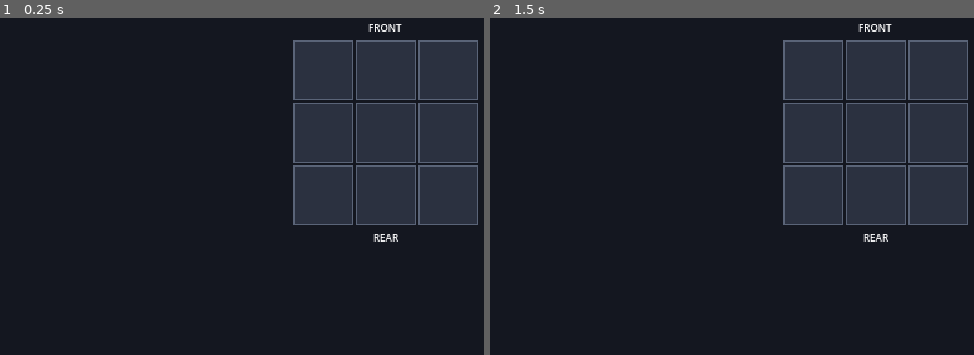
Above: before the commit, frames 1-2 (left to right).
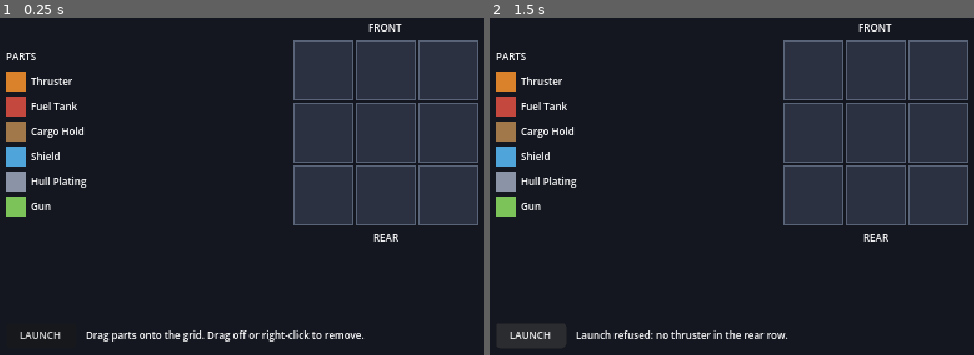
Above: after the commit, the same moments.

Repository: VTDuffman/salvage-run
Game: Godot game, scene res://scenes/build/build_screen.tscn
Two runs of this game, one before a commit and one after it. Both use one fixed random seed, a clock stepped at 60 frames per second and the inputs below.
Inputs (mouse positions are in pixels of both pictures, inside the frame that each line leads up to):
- Up to frame 1 (0.25 s): no input
- Up to frame 2 (1.5 s): click (528, 334) at 0.5 s, where only the run after the commit has a clickable "LAUNCH"; click (528, 334) at 1.25 s, where only the run after the commit has a clickable "LAUNCH"

The runs differ from the first frame. In frame 1, 3.1% of the frame differs, in the area x 1-75%, y 10-97%; in frame 2, 2.8%.

Commit message:
Story 3: part palette, drag-and-drop placement, and launch gate
Add the plain-logic ShipBuild model, a PaletteView built from
MissionData.parts, a GridView that redraws from ShipBuild, and a
BuildMouseInput layer that turns drags and right-clicks into build
commands (place/replace, move/swap, remove). Launch is refused without
a rear-row thruster and otherwise shows a placeholder "Launch OK".

Co-Authored-By: Claude Opus 5.5 <noreply@anthropic.com>

Diff:
--- /dev/null
+++ b/scenes/build/build_mouse_input.gd
@@ -0,0 +1,119 @@
+class_name BuildMouseInput
+extends Node
+## Mouse input layer for the build screen: the only place that reads mouse
+## events. It turns drags and right-clicks into ShipBuild commands so a touch
+## layer can later issue the same commands.
+
+## Emitted after every command that edits the build.
+signal build_changed
+
+const NO_CELL: Vector2i = Vector2i(-1, -1)
+
+@export var palette: PaletteView
+@export var grid: GridView
+## Size of the tile that follows the cursor while dragging.
+@export var ghost_size: int = 24
+
+## The build edited by this layer; assigned by the build screen.
+var build: ShipBuild
+
+var _drag_part: PartData = null
+## Grid cell the drag started from, or NO_CELL when it came from the palette.
+var _drag_from: Vector2i = NO_CELL
+var _ghost_layer: CanvasLayer
+var _ghost: ColorRect
+
+
+func _ready() -> void:
+	_ghost_layer = CanvasLayer.new()
+	_ghost_layer.name = "GhostLayer"
+	_ghost_layer.layer = 10
+	add_child(_ghost_layer)
+
+	_ghost = ColorRect.new()
+	_ghost.name = "Ghost"
+	_ghost.size = Vector2(ghost_size, ghost_size)
+	_ghost.mouse_filter = Control.MOUSE_FILTER_IGNORE
+	_ghost.modulate = Color(1.0, 1.0, 1.0, 0.75)
+	_ghost.visible = false
+	_ghost_layer.add_child(_ghost)
+
+
+## Returns true while a part is being dragged.
+func is_dragging() -> bool:
+	return _drag_part != null
+
+
+func _input(event: InputEvent) -> void:
+	if build == null:
+		return
+	var button: InputEventMouseButton = event as InputEventMouseButton
+	if button != null:
+		if button.button_index == MOUSE_BUTTON_LEFT:
+			if button.pressed:
+				_begin_drag(button.position)
+			else:
+				_end_drag(button.position)
+		elif button.button_index == MOUSE_BUTTON_RIGHT and button.pressed and not is_dragging():
+			_remove_at(button.position)
+		return
+	var motion: InputEventMouseMotion = event as InputEventMouseMotion
+	if motion != null and is_dragging():
+		_move_ghost(motion.position)
+
+
+func _begin_drag(pos: Vector2) -> void:
+	var cell: Vector2i = grid.cell_at(pos)
+	if cell != NO_CELL:
+		var placed: PartData = build.get_part(cell)
+		if placed == null:
+			return
+		_drag_part = placed
+		_drag_from = cell
+	else:
+		var offered: PartData = palette.part_at(pos)
+		if offered == null:
+			return
+		_drag_part = offered
+		_drag_from = NO_CELL
+	_ghost.color = _drag_part.color
+	_ghost.visible = true
+	_move_ghost(pos)
+	get_viewport().set_input_as_handled()
+
+
+func _end_drag(pos: Vector2) -> void:
+	if not is_dragging():
+		return
+	var part: PartData = _drag_part
+	var from: Vector2i = _drag_from
+	_drag_part = null
+	_drag_from = NO_CELL
+	_ghost.visible = false
+	get_viewport().set_input_as_handled()
+
+	var to: Vector2i = grid.cell_at(pos)
+	if from == NO_CELL:
+		if to == NO_CELL:
+			return
+		build.place(to, part)
+	elif to == NO_CELL:
+		build.remove(from)
+	elif to == from:
+		return
+	else:
+		build.move(from, to)
+	build_changed.emit()
+
+
+func _remove_at(pos: Vector2) -> void:
+	var cell: Vector2i = grid.cell_at(pos)
+	if cell == NO_CELL or build.get_part(cell) == null:
+		return
+	build.remove(cell)
+	get_viewport().set_input_as_handled()
+	build_changed.emit()
+
+
+func _move_ghost(pos: Vector2) -> void:
+	_ghost.position = pos - _ghost.size / 2.0
--- /dev/null
+++ b/scenes/build/build_screen.gd
@@ -0,0 +1,35 @@
+extends Control
+## The build screen: loads the mission, owns the player's ShipBuild, wires the
+## input layer to it, redraws the grid, and gates Launch on the build.
+
+const MISSION_PATH: String = "res://data/missions/cargo_run.tres"
+const LAUNCH_OK_TEXT: String = "Launch OK (run not implemented yet)."
+const HINT_TEXT: String = "Drag parts onto the grid. Drag off or right-click to remove."
+
+var mission: MissionData
+var build: ShipBuild = ShipBuild.new()
+
+@onready var _grid: GridView = %GridView
+@onready var _palette: PaletteView = %PaletteView
+@onready var _input_layer: BuildMouseInput = %BuildMouseInput
+@onready var _launch_button: Button = %LaunchButton
+@onready var _status_label: Label = %StatusLabel
+
+
+func _ready() -> void:
+	mission = load(MISSION_PATH) as MissionData
+	_palette.show_parts(mission.parts)
+	_input_layer.build = build
+	_input_layer.build_changed.connect(_on_build_changed)
+	_launch_button.pressed.connect(_on_launch_pressed)
+	_grid.show_build(build)
+	_status_label.text = HINT_TEXT
+
+
+func _on_build_changed() -> void:
+	_grid.show_build(build)
+
+
+func _on_launch_pressed() -> void:
+	var refusal: String = build.launch_refusal()
+	_status_label.text = refusal if not refusal.is_empty() else LAUNCH_OK_TEXT
--- a/scenes/build/build_screen.tscn
+++ b/scenes/build/build_screen.tscn
@@ -1,6 +1,9 @@
 [gd_scene format=3 uid="uid://0n01gy6rfl8d"]
 
+[ext_resource type="Script" uid="uid://bi4cx2mdgiomh" path="res://scenes/build/build_screen.gd" id="1_screen"]
 [ext_resource type="Script" uid="uid://dorxvduqauunf" path="res://scenes/build/grid_view.gd" id="1_grid"]
+[ext_resource type="Script" uid="uid://dcaalppwg64x6" path="res://scenes/build/palette_view.gd" id="2_palette"]
+[ext_resource type="Script" uid="uid://by7td5mro8hft" path="res://scenes/build/build_mouse_input.gd" id="3_input"]
 
 [node name="BuildScreen" type="Control"]
 layout_mode = 3
@@ -9,6 +12,7 @@
 anchor_bottom = 1.0
 grow_horizontal = 2
 grow_vertical = 2
+script = ExtResource("1_screen")
 
 [node name="Background" type="ColorRect" parent="."]
 layout_mode = 1
@@ -17,6 +21,7 @@
 anchor_bottom = 1.0
 grow_horizontal = 2
 grow_vertical = 2
+mouse_filter = 2
 color = Color(0.0784314, 0.0901961, 0.12549, 1)
 
 [node name="Center" type="CenterContainer" parent="."]
@@ -26,6 +31,7 @@
 anchor_bottom = 1.0
 grow_horizontal = 2
 grow_vertical = 2
+mouse_filter = 2
 
 [node name="Ship" type="VBoxContainer" parent="Center"]
 layout_mode = 2
@@ -38,6 +44,7 @@
 horizontal_alignment = 1
 
 [node name="GridView" type="GridContainer" parent="Center/Ship"]
+unique_name_in_owner = true
 layout_mode = 2
 script = ExtResource("1_grid")
 
@@ -46,3 +53,60 @@
 theme_override_font_sizes/font_size = 8
 text = "REAR"
 horizontal_alignment = 1
+
+[node name="PaletteBox" type="VBoxContainer" parent="."]
+layout_mode = 1
+anchors_preset = 4
+anchor_top = 0.5
+anchor_bottom = 0.5
+offset_left = 16.0
+offset_top = -64.0
+offset_right = 120.0
+offset_bottom = 64.0
+grow_vertical = 2
+theme_override_constants/separation = 6
+
+[node name="PartsLabel" type="Label" parent="PaletteBox"]
+layout_mode = 2
+theme_override_font_sizes/font_size = 8
+text = "PARTS"
+
+[node name="PaletteView" type="VBoxContainer" parent="PaletteBox"]
+unique_name_in_owner = true
+layout_mode = 2
+theme_override_constants/separation = 4
+script = ExtResource("2_palette")
+
+[node name="LaunchBar" type="HBoxContainer" parent="."]
+layout_mode = 1
+anchors_preset = 12
+anchor_top = 1.0
+anchor_right = 1.0
+anchor_bottom = 1.0
+offset_left = 16.0
+offset_top = -28.0
+offset_right = -16.0
+offset_bottom = -8.0
+grow_horizontal = 2
+grow_vertical = 0
+theme_override_constants/separation = 8
+
+[node name="LaunchButton" type="Button" parent="LaunchBar"]
+unique_name_in_owner = true
+custom_minimum_size = Vector2(56, 0)
+layout_mode = 2
+theme_override_font_sizes/font_size = 8
+text = "LAUNCH"
+
+[node name="StatusLabel" type="Label" parent="LaunchBar"]
+unique_name_in_owner = true
+layout_mode = 2
+size_flags_horizontal = 3
+theme_override_font_sizes/font_size = 8
+vertical_alignment = 1
+
+[node name="BuildMouseInput" type="Node" parent="." node_paths=PackedStringArray("palette", "grid")]
+unique_name_in_owner = true
+script = ExtResource("3_input")
+palette = NodePath("../PaletteBox/PaletteView")
+grid = NodePath("../Center/Ship/GridView")
--- a/scenes/build/grid_view.gd
+++ b/scenes/build/grid_view.gd
@@ -2,16 +2,21 @@
 extends GridContainer
 ## Displays the Cruiser's ship grid as placeholder tiles, top-down.
 ## Row 0 is the front (top of screen); the last row is the rear.
+## Display and hit-testing only: it never reads input or edits the build.
 
 const COLUMNS: int = 3
 const ROWS: int = 3
+const NO_CELL: Vector2i = Vector2i(-1, -1)
 
 @export var cell_size: int = 48
 @export var cell_gap: int = 2
 @export var cell_color: Color = Color("2b3140")
 @export var cell_border_color: Color = Color("5a6478")
+@export var label_font_size: int = 8
 
 var _cells: Array[Panel] = []
+var _styles: Array[StyleBoxFlat] = []
+var _labels: Array[Label] = []
 
 
 func _ready() -> void:
@@ -28,17 +33,78 @@
 	return _cells[row * COLUMNS + column]
 
 
-func _build_cells() -> void:
-	var style: StyleBoxFlat = StyleBoxFlat.new()
-	style.bg_color = cell_color
-	style.border_color = cell_border_color
-	style.set_border_width_all(1)
-
+## Redraws every cell from [param build]: tinted and labeled with its part,
+## or blank when empty.
+func show_build(build: ShipBuild) -> void:
 	for row: int in ROWS:
 		for column: int in COLUMNS:
+			var index: int = row * COLUMNS + column
+			var part: PartData = build.get_part(Vector2i(column, row))
+			var label: Label = _labels[index]
+			if part == null:
+				_styles[index].bg_color = cell_color
+				label.text = ""
+			else:
+				_styles[index].bg_color = part.color
+				label.text = part.display_name
+				label.add_theme_color_override("font_color", text_color_for(part.color))
+
+
+## Returns the part name shown in the cell at [param cell], or "" if blank.
+func get_cell_text(cell: Vector2i) -> String:
+	if not ShipBuild.is_valid_cell(cell):
+		return ""
+	return _labels[cell.y * COLUMNS + cell.x].text
+
+
+## Returns the background color of the cell at [param cell].
+func get_cell_color(cell: Vector2i) -> Color:
+	if not ShipBuild.is_valid_cell(cell):
+		return Color.TRANSPARENT
+	return _styles[cell.y * COLUMNS + cell.x].bg_color
+
+
+## Returns the cell under [param global_pos], or (-1, -1) if the point is off
+## the grid. Points in the gaps between cells snap to the nearest cell.
+func cell_at(global_pos: Vector2) -> Vector2i:
+	var rect: Rect2 = get_global_rect()
+	if not rect.has_point(global_pos):
+		return NO_CELL
+	var local: Vector2 = global_pos - rect.position
+	var column: int = clampi(int(local.x * COLUMNS / rect.size.x), 0, COLUMNS - 1)
+	var row: int = clampi(int(local.y * ROWS / rect.size.y), 0, ROWS - 1)
+	return Vector2i(column, row)
+
+
+## Black or white text, whichever reads better on [param background].
+static func text_color_for(background: Color) -> Color:
+	return Color.BLACK if background.get_luminance() > 0.5 else Color.WHITE
+
+
+func _build_cells() -> void:
+	for row: int in ROWS:
+		for column: int in COLUMNS:
+			var style: StyleBoxFlat = StyleBoxFlat.new()
+			style.bg_color = cell_color
+			style.border_color = cell_border_color
+			style.set_border_width_all(1)
+
 			var cell: Panel = Panel.new()
 			cell.name = "Cell_%d_%d" % [column, row]
 			cell.custom_minimum_size = Vector2(cell_size, cell_size)
 			cell.add_theme_stylebox_override("panel", style)
+
+			var label: Label = Label.new()
+			label.name = "PartLabel"
+			label.set_anchors_and_offsets_preset(Control.PRESET_FULL_RECT)
+			label.horizontal_alignment = HORIZONTAL_ALIGNMENT_CENTER
+			label.vertical_alignment = VERTICAL_ALIGNMENT_CENTER
+			label.autowrap_mode = TextServer.AUTOWRAP_WORD
+			label.mouse_filter = Control.MOUSE_FILTER_IGNORE
+			label.add_theme_font_size_override("font_size", label_font_size)
+			cell.add_child(label)
+
 			add_child(cell)
 			_cells.append(cell)
+			_styles.append(style)
+			_labels.append(label)
--- /dev/null
+++ b/scenes/build/palette_view.gd
@@ -0,0 +1,72 @@
+class_name PaletteView
+extends VBoxContainer
+## Lists the parts on offer, one colored tile and name per entry, in the
+## mission's order. Every entry offers unlimited copies.
+## Display and hit-testing only: it never reads input.
+
+@export var tile_size: int = 16
+@export var label_font_size: int = 8
+
+var _rows: Array[Control] = []
+var _parts: Array[PartData] = []
+
+
+## Rebuilds the palette from [param parts], keeping their order and colors.
+func show_parts(parts: Array[PartData]) -> void:
+	for row: Control in _rows:
+		remove_child(row)
+		row.queue_free()
+	_rows.clear()
+	_parts.clear()
+
+	for part: PartData in parts:
+		if part == null:
+			continue
+		var row: HBoxContainer = HBoxContainer.new()
+		row.name = "Part_%s" % part.display_name.to_snake_case()
+		row.add_theme_constant_override("separation", 4)
+
+		var tile: ColorRect = ColorRect.new()
+		tile.name = "Tile"
+		tile.custom_minimum_size = Vector2(tile_size, tile_size)
+		tile.color = part.color
+		tile.mouse_filter = Control.MOUSE_FILTER_IGNORE
+		row.add_child(tile)
+
+		var label: Label = Label.new()
+		label.name = "Name"
+		label.text = part.display_name
+		label.vertical_alignment = VERTICAL_ALIGNMENT_CENTER
+		label.mouse_filter = Control.MOUSE_FILTER_IGNORE
+		label.add_theme_font_size_override("font_size", label_font_size)
+		row.add_child(label)
+
+		add_child(row)
+		_rows.append(row)
+		_parts.append(part)
+
+
+## Returns the part whose entry is under [param global_pos], or null.
+func part_at(global_pos: Vector2) -> PartData:
+	for index: int in _rows.size():
+		if _rows[index].get_global_rect().has_point(global_pos):
+			return _parts[index]
+	return null
+
+
+## Returns the palette tile color shown for entry [param index].
+func get_tile_color(index: int) -> Color:
+	if index < 0 or index >= _rows.size():
+		return Color.TRANSPARENT
+	var tile: ColorRect = _rows[index].get_node("Tile") as ColorRect
+	return tile.color
+
+
+## Returns the number of entries shown.
+func entry_count() -> int:
+	return _rows.size()
+
+
+## Returns the global center of entry [param index]'s tile.
+func entry_center(index: int) -> Vector2:
+	return _rows[index].get_global_rect().get_center()
--- /dev/null
+++ b/scripts/logic/ship_build.gd
@@ -0,0 +1,86 @@
+class_name ShipBuild
+extends RefCounted
+## The player's ship layout on the Cruiser's 3x3 grid: which part sits in
+## which cell. Plain logic with no Node or scene dependencies; the build
+## screen edits it and the run resolver receives it.
+## Row 0 is the front, row 2 is the rear. Out-of-range cells are ignored.
+
+const COLUMNS: int = 3
+const ROWS: int = 3
+const REAR_ROW: int = 2
+
+const REFUSAL_NO_REAR_THRUSTER: String = "Launch refused: no thruster in the rear row."
+
+## One entry per cell, indexed row * COLUMNS + column; null means empty.
+var _parts: Array[PartData] = []
+
+
+func _init() -> void:
+	_parts.resize(COLUMNS * ROWS)
+
+
+## Returns true if [param cell] lies on the grid.
+static func is_valid_cell(cell: Vector2i) -> bool:
+	return cell.x >= 0 and cell.x < COLUMNS and cell.y >= 0 and cell.y < ROWS
+
+
+## Returns the part at [param cell], or null if the cell is empty or off the grid.
+func get_part(cell: Vector2i) -> PartData:
+	if not is_valid_cell(cell):
+		return null
+	return _parts[_index(cell)]
+
+
+## Puts [param part] in [param cell], replacing whatever was there.
+func place(cell: Vector2i, part: PartData) -> void:
+	if not is_valid_cell(cell):
+		return
+	_parts[_index(cell)] = part
+
+
+## Moves the part at [param from] to [param to]. If [param to] is occupied,
+## the two parts swap cells.
+func move(from: Vector2i, to: Vector2i) -> void:
+	if not is_valid_cell(from) or not is_valid_cell(to) or from == to:
+		return
+	var moving: PartData = _parts[_index(from)]
+	_parts[_index(from)] = _parts[_index(to)]
+	_parts[_index(to)] = moving
+
+
+## Empties [param cell].
+func remove(cell: Vector2i) -> void:
+	if not is_valid_cell(cell):
+		return
+	_parts[_index(cell)] = null
+
+
+## Returns the occupied cells, front row first, left to right.
+func cells() -> Array[Vector2i]:
+	var occupied: Array[Vector2i] = []
+	for row: int in ROWS:
+		for column: int in COLUMNS:
+			var cell: Vector2i = Vector2i(column, row)
+			if _parts[_index(cell)] != null:
+				occupied.append(cell)
+	return occupied
+
+
+## Returns true if at least one thruster sits in the rear row.
+func has_rear_thruster() -> bool:
+	for column: int in COLUMNS:
+		var part: PartData = _parts[_index(Vector2i(column, REAR_ROW))]
+		if part != null and part.kind == PartData.Kind.THRUSTER:
+			return true
+	return false
+
+
+## Returns why launch is refused, or an empty string if launch is allowed.
+func launch_refusal() -> String:
+	if not has_rear_thruster():
+		return REFUSAL_NO_REAR_THRUSTER
+	return ""
+
+
+func _index(cell: Vector2i) -> int:
+	return cell.y * COLUMNS + cell.x
Not shown, added: scenes/build/build_mouse_input.gd.uid
Not shown, added: scenes/build/build_screen.gd.uid
Not shown, added: scenes/build/palette_view.gd.uid
Not shown, added: scripts/logic/ship_build.gd.uid
Not shown, added: _bmad-output/specs/spec-vertical-slice/stories/3-part-palette-drag-and-drop-launch-gate.md
